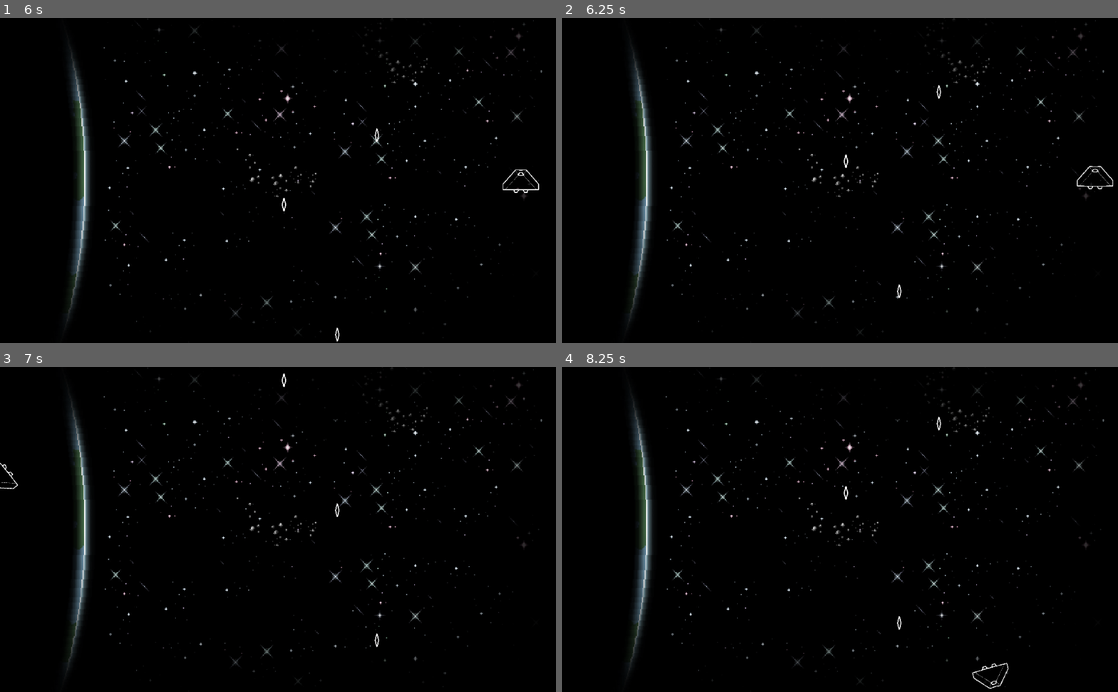
Above: before the commit, frames 1-4 (two rows, left to right).
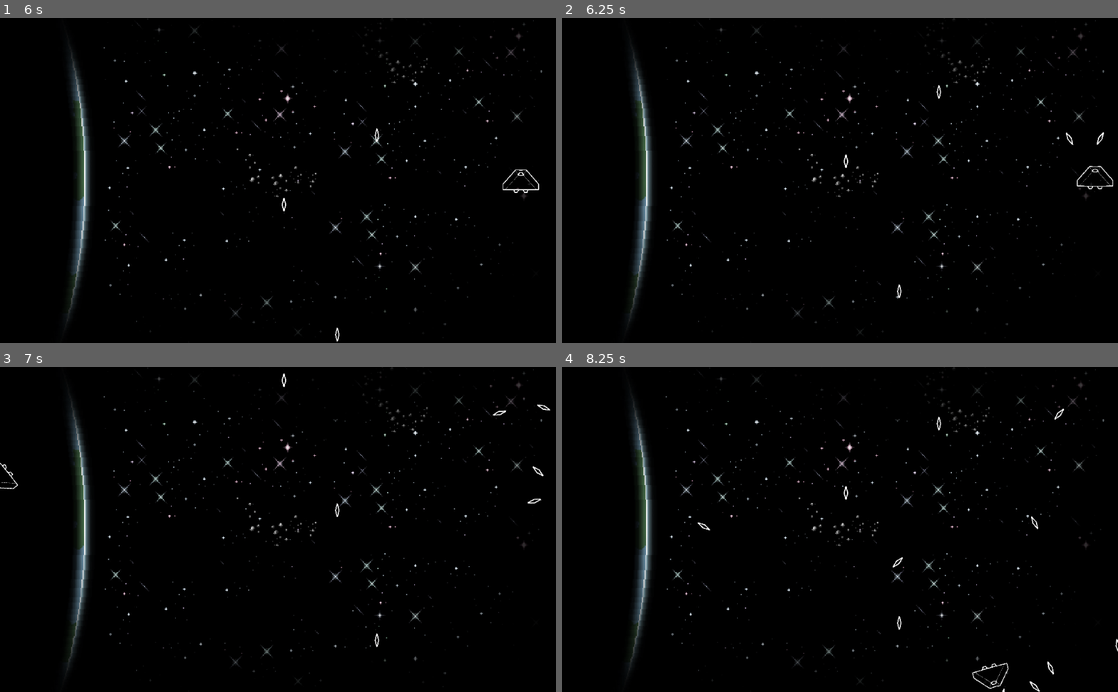
Above: after the commit, the same moments.

Repository: iubaldo/The-First-Law
Game: Godot game, scene res://Scenes/Main Scene.tscn
The game is run twice, just before and just after one commit, with the same random seed, the same clock (stepped at 60 frames per second) and the same inputs.
Inputs:
- Up to frame 1 (6 s): tap Enter at 0.5 s; hold Right (ui_right) 0.53-1.28 s; hold Space (shoot) 0.53-1.28 s; hold Shift (brake) 1.28-2.03 s; tap ` (bullet0) at 1.35 s; tap Space (shoot) at 1.55, 3.05, 4.55 s; hold Right (ui_right) 2.03-2.78 s; hold Space (shoot) 2.03-2.78 s; tap 1 (bullet1) at 2.1 s; hold Up (ui_up) 2.78-3.53 s; tap 2 (bullet2) at 2.85 s; hold Space (shoot) 3.53-4.28 s; hold Left (ui_left) 3.53-5.03 s; tap 3 (bullet3) at 3.6 s; tap 4 (bullet4) at 4.35 s; hold Shift (brake) 5.03-5.78 s; hold Space (shoot) 5.03-5.78 s; tap 5 (bullet5) at 5.1 s; hold Right (ui_right) from 5.78 s (still down); tap 6 (bullet6) at 5.85 s
- Up to frame 2 (6.25 s): keep holding Right (ui_right); tap Space (shoot) at 6.05 s
- Up to frame 3 (7 s): release Right (ui_right) at 6.53 s; hold Up (ui_up) from 6.53 s (still down); hold Q (rotate_ccw) from 6.53 s (still down); tap Space (shoot) at 6.8 s
- Up to frame 4 (8.25 s): release Up (ui_up) at 7.28 s; release Q (rotate_ccw) at 7.28 s; hold Right (ui_right) 7.28-8.03 s; tap E (rotate_cw) at 7.35 s; tap Space (shoot) at 7.55 s; hold Shift (brake) from 8.03 s (still down); hold Space (shoot) from 8.03 s (still down)

Frame 1 is identical in both runs. In frame 2, less than 0.1% of the frame differs, in the area x 90-98%, y 35-40%; in frame 3, less than 0.1%; in frame 4, 0.2%, in the area x 24-100%, y 12-100%.
Error in both runs: Invalid call. Nonexistent function 'launch' in base 'Nil'. (res://Scripts/PlayerController.gd:37)

Commit message:
implemented gravity bullet

Diff:
--- /dev/null
+++ b/Scenes/Bullets/GravityBullet.tscn
@@ -0,0 +1,17 @@
+[gd_scene load_steps=3 format=2]
+
+[ext_resource path="res://Sprites/bullet.png" type="Texture" id=1]
+[ext_resource path="res://Scripts/Bullets/GravityBullet.gd" type="Script" id=2]
+
+[node name="Bullet" type="Area2D"]
+scale = Vector2( 0.4, 0.4 )
+script = ExtResource( 2 )
+
+[node name="CollisionPolygon2D" type="CollisionPolygon2D" parent="."]
+polygon = PoolVector2Array( 0, -32, -10, 0, 0, 32, 10, 0 )
+
+[node name="Sprite" type="Sprite" parent="."]
+texture = ExtResource( 1 )
+
+[connection signal="area_entered" from="." to="." method="_on_Bullet_area_entered"]
+[connection signal="body_entered" from="." to="." method="_on_Bullet_body_entered"]
--- a/Scripts/Bullets/Bullet.gd
+++ b/Scripts/Bullets/Bullet.gd
@@ -9,6 +9,10 @@
 
 func _physics_process(delta):
 	onPhysicsProcess(delta)
+	handleMovement(delta)
+
+
+func handleMovement(delta):
 	self.position += velocity * delta
 
 
--- /dev/null
+++ b/Scripts/Bullets/GravityBullet.gd
@@ -0,0 +1,41 @@
+extends Bullet
+class_name GravityBullet
+
+const MAX_SPEED = 10 * 32
+var acceleration = Vector2.ZERO
+var target = null
+var original = true
+var steerForce = 15.0
+
+
+func handleMovement(delta):
+	var steerVel = Vector2.ZERO
+
+	if target:
+		var targetVel = (target.position - position).normalized() * velocity.length()
+		steerVel = (targetVel - velocity).normalized() * steerForce
+
+	acceleration += steerVel
+	velocity += acceleration * delta
+	velocity.x = clamp(velocity.x, -MAX_SPEED, MAX_SPEED)
+	velocity.y = clamp(velocity.y, -MAX_SPEED, MAX_SPEED)
+	rotation = velocity.angle() + deg2rad(90)
+	position += velocity * delta
+
+
+func onLaunch(vec : Vector2, pos : Vector2, rot : float, clr: int):
+	if original:
+		velocity = rotateVector(vec, deg2rad(-30))
+		velocity *= speed # rotating vector normalizes it
+		rotation = rot + deg2rad(-30)
+
+		var bulletInst = duplicate()
+		bulletInst.target = self
+		bulletInst.original = false
+		target = bulletInst
+		Globals.mainScene.get_node("Entities").add_child(bulletInst)
+		bulletInst.launch(rotateVector(vec, deg2rad(30)), pos, rot + deg2rad(30), clr)
+
+
+func rotateVector(vec : Vector2, delta : float):
+	return Vector2(vec.x * cos(delta) - vec.y * sin(delta), vec.x * sin(delta) + vec.y * cos(delta))
--- a/Scripts/Bullets/ShotgunBullet.gd
+++ b/Scripts/Bullets/ShotgunBullet.gd
@@ -2,14 +2,14 @@
 class_name ShotgunBullet
 
 func onLaunch(vec: Vector2, pos: Vector2, rot: float, clr: int):
-	var bulletInst1 = Globals.basicBulletTemplate.instance()
+	#var bulletInst1 = Globals.basicBulletTemplate.instance()
 	var bulletInst2 = Globals.basicBulletTemplate.instance()
-	var bulletInst3 = Globals.basicBulletTemplate.instance()
+	#var bulletInst3 = Globals.basicBulletTemplate.instance()
 	var bulletInst4 = Globals.basicBulletTemplate.instance()
 
-	Globals.mainScene.get_node("Entities").add_child(bulletInst1)
+	#Globals.mainScene.get_node("Entities").add_child(bulletInst1)
 	Globals.mainScene.get_node("Entities").add_child(bulletInst2)
-	Globals.mainScene.get_node("Entities").add_child(bulletInst3)
+	#Globals.mainScene.get_node("Entities").add_child(bulletInst3)
 	Globals.mainScene.get_node("Entities").add_child(bulletInst4)
 
 	#bulletInst1.launch(rotateVector(vec, deg2rad(5)), pos, rot + deg2rad(5), clr)
--- a/Scripts/Globals.gd
+++ b/Scripts/Globals.gd
@@ -14,5 +14,6 @@
 
 onready var basicBulletTemplate = preload("res://Scenes/Bullets/BasicBullet.tscn")
 onready var shotgunBulletTemplate = preload("res://Scenes/Bullets/ShotgunBullet.tscn")
+onready var gravityBulletTemplate = preload("res://Scenes/Bullets/GravityBullet.tscn")
 
 var mainScene
--- a/Scripts/PlayerController.gd
+++ b/Scripts/PlayerController.gd
@@ -30,7 +30,7 @@
 			Globals.colors.yellow: pass
 			Globals.colors.green: pass
 			Globals.colors.blue: bullet = Globals.shotgunBulletTemplate.instance()
-			Globals.colors.violet: pass
+			Globals.colors.violet: bullet = Globals.gravityBulletTemplate.instance()
 			_: bullet = Globals.basicBulletTemplate.instance() # change later
 
 		get_parent().add_child(bullet)
--- a/project.godot
+++ b/project.godot
@@ -19,6 +19,11 @@
 "language": "GDScript",
 "path": "res://Scripts/Bullets/Bullet.gd"
 }, {
+"base": "Bullet",
+"class": "GravityBullet",
+"language": "GDScript",
+"path": "res://Scripts/Bullets/GravityBullet.gd"
+}, {
 "base": "KinematicBody2D",
 "class": "Player",
 "language": "GDScript",
@@ -32,6 +37,7 @@
 _global_script_class_icons={
 "Asteroid": "",
 "Bullet": "",
+"GravityBullet": "",
 "Player": "",
 "ShotgunBullet": ""
 }
